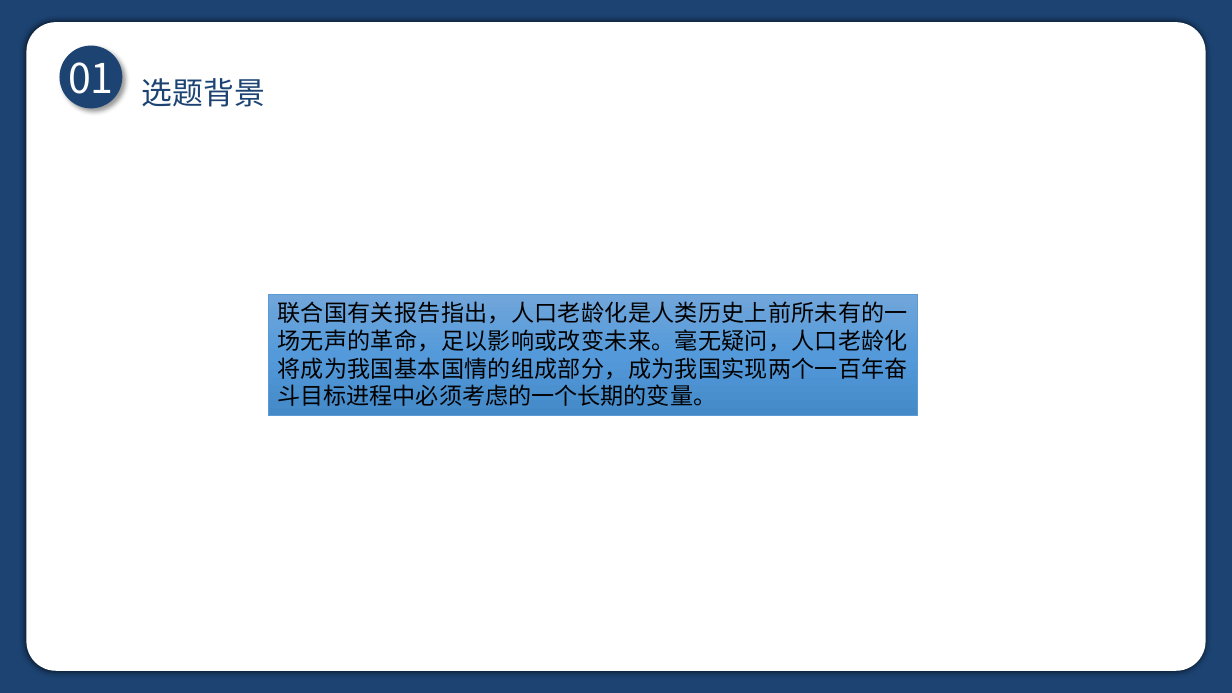
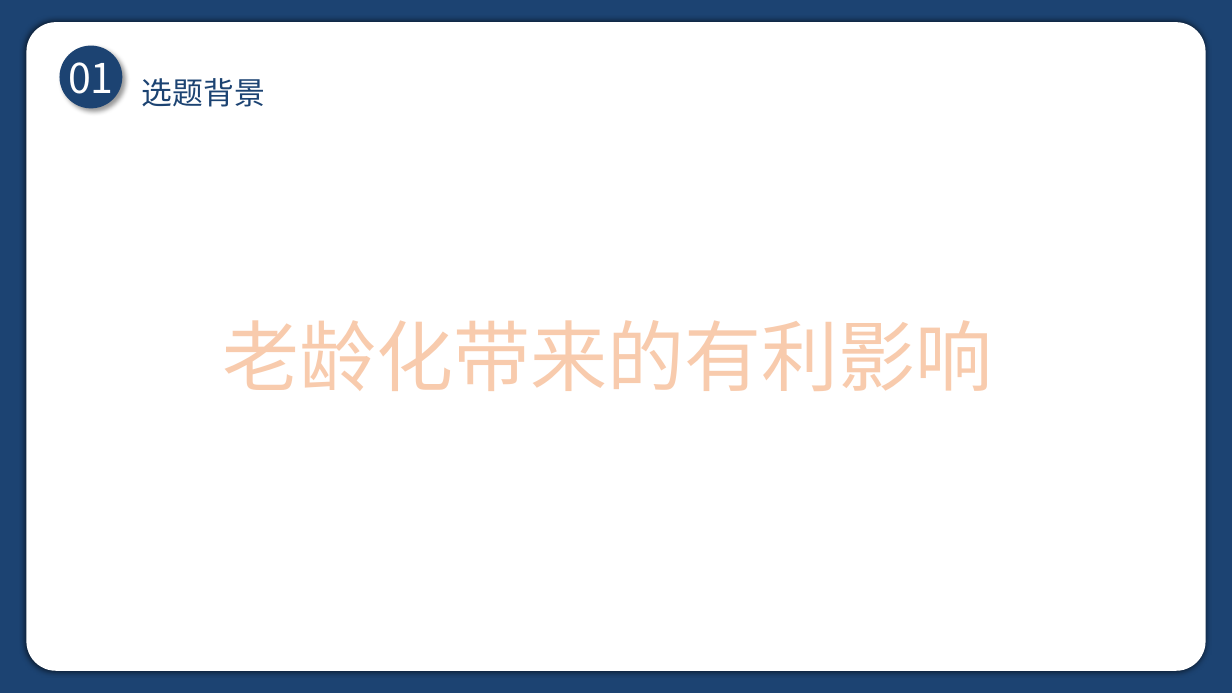
Before and after one commit to Hidehiii/Coursework_Data_Visualization, a slide deck: slide 11 of 答辩ppt.pptx (slide 4 before the commit). Drawn at 1232x693 pixels with LibreOffice and Linux fonts; fonts in the diff are those of the drawing. Boxes give left, top, right and bottom in pixels: in the first picture for what was removed or moved away, otherwise in the second. Text is boxed around its words. In the diff, an @@ line names an element or a change of style, - is before the commit and + after.

```diff
--- a/答辩ppt.pptx
+++ b/答辩ppt.pptx
@@ rectangle removed at bbox=[268, 294, 917, 415] @@
-联合国有关报告指出，人口老龄化是人类历史上前所未有的一场无声的革命，足以影响或改变未来。毫无疑问，人口老龄化将成为我国基本国情的组成部分，成为我国实现两个一百年奋斗目标进程中必须考虑的一个长期的变量。
@@ text added at bbox=[222, 320, 992, 391], 60 pt, text #F8CBAD @@
+老龄化带来的有利影响
```
Also in this commit, not shown: 11 other slides changed, 33 slides added, 1 slide removed.
